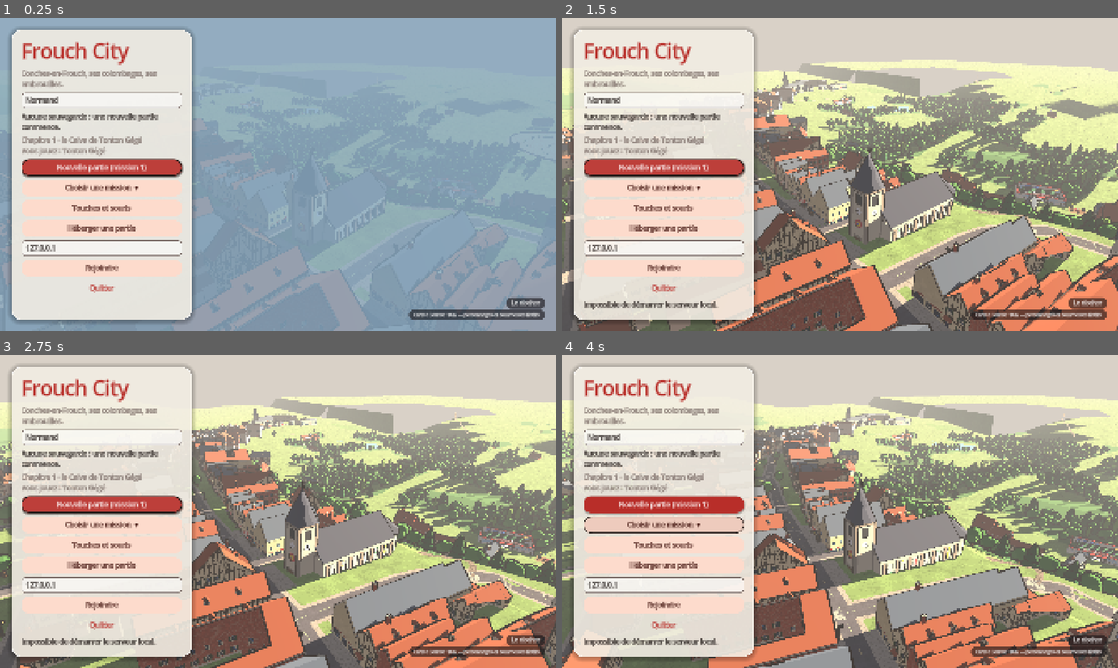
Above: before the commit, frames 1-4 (two rows, left to right).
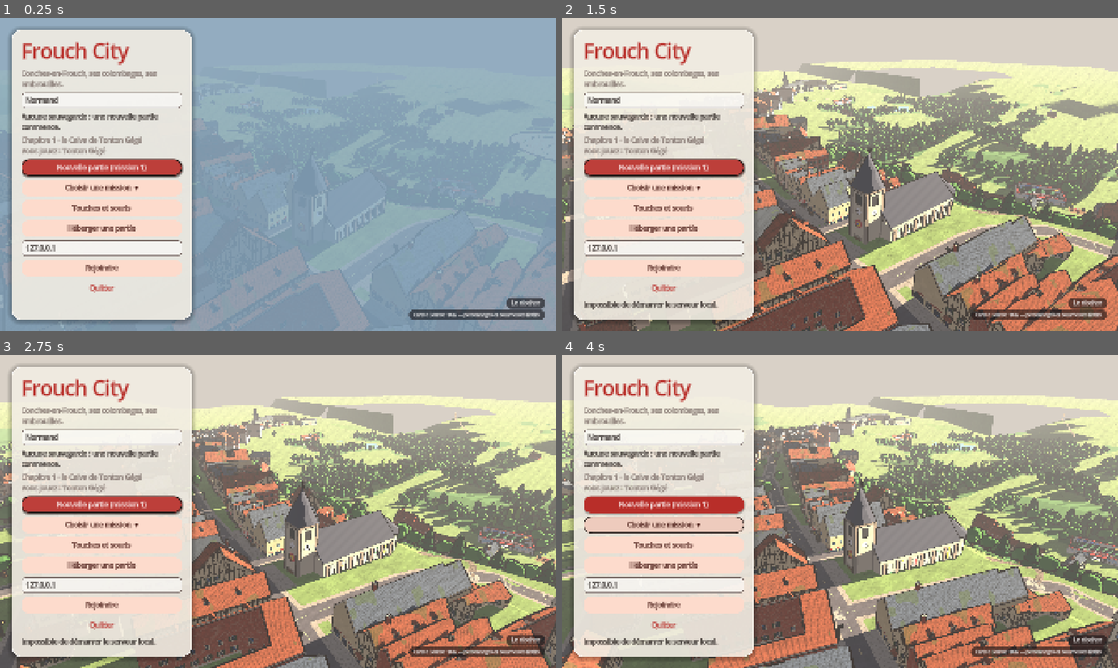
Above: after the commit, the same moments.

Repository: denvi44/ouche-city
Game: Godot game, scene res://scenes/main.tscn
Two runs of this game, one before a commit and one after it. Both use one fixed random seed, a clock stepped at 60 frames per second and the inputs below.
Inputs (mouse positions are in pixels of both pictures, inside the frame that each line leads up to):
- Up to frame 1 (0.25 s): no input
- Up to frame 2 (1.5 s): click "Nouvelle partie (mission 1)" at 0.5 s; click "Nouvelle partie (mission 1)" at 1.25 s
- Up to frame 3 (2.75 s): tap Enter at 2 s; move the mouse to (400, 495) at 2.02 s; hold D (move_right) from 2.03 s (still down); tap 1 (choose_1) at 2.1 s; click (400, 495) at 2.17 s; tap Space (jump) at 2.27, 2.57 s
- Up to frame 4 (4 s): release D (move_right) at 2.75 s; drag from (728, 527) to (812, 574) at 2.77 s; move the mouse to (895, 442) at 3.52 s; hold D (move_right) from 3.53 s (still down); tap 3 (choose_3) at 3.6 s

The runs differ from the first frame. In frame 2, 5.0% of the frame differs, in the area x 0-100%, y 19-100%; in frame 3, 4.4%; in frame 4, 4.4%.

Commit message:
Textures détaillées sans graffitis : toits (rangs, teintes, mousse), grain du bois, torchis moucheté, hachures d'encre dans les mi-teintes ; graffitis retirés
Co-Authored-By: Claude Sonnet 5.5 <noreply@anthropic.com>
Claude-Session: https://claude.ai/code/session_01DbpiRsDpY9bToLVDHyKNZk

Diff:
--- a/game/assets/materials/ardoise.tres
+++ b/game/assets/materials/ardoise.tres
@@ -1,7 +1,8 @@
 [gd_resource type="ShaderMaterial" load_steps=2 format=3]
 
-[ext_resource type="Shader" path="res://shaders/toon.gdshader" id="1"]
+[ext_resource type="Shader" path="res://shaders/toon_toit.gdshader" id="1"]
 
 [resource]
 shader = ExtResource("1")
 shader_parameter/couleur = Color(0.36, 0.42, 0.5, 1)
+shader_parameter/motif = 1
--- a/game/assets/materials/tuile.tres
+++ b/game/assets/materials/tuile.tres
@@ -1,7 +1,8 @@
 [gd_resource type="ShaderMaterial" load_steps=2 format=3]
 
-[ext_resource type="Shader" path="res://shaders/toon.gdshader" id="1"]
+[ext_resource type="Shader" path="res://shaders/toon_toit.gdshader" id="1"]
 
 [resource]
 shader = ExtResource("1")
 shader_parameter/couleur = Color(0.62, 0.33, 0.24, 1)
+shader_parameter/motif = 0
--- a/game/shaders/toon.gdshader
+++ b/game/shaders/toon.gdshader
@@ -32,7 +32,7 @@
 void light() {
 	float ndl = dot(NORMAL, LIGHT);
 	float p = toon_palier(ndl, ATTENUATION, seuil_mi_teinte, seuil_plein, mi_teinte_force);
-	vec3 direct = LIGHT_COLOR * gain * p;
+	vec3 direct = LIGHT_COLOR * gain * p * toon_hachure(FRAGCOORD, p);
 	// Rim : bord de l'objet (N·V faible) du côté éclairé.
 	float bord = 1.0 - clamp(dot(NORMAL, VIEW), 0.0, 1.0);
 	float rim = smoothstep(1.0 - rim_largeur - 0.01, 1.0 - rim_largeur + 0.01, bord) * smoothstep(-0.1, 0.3, ndl) * rim_force;
--- a/game/shaders/toon_colombages.gdshader
+++ b/game/shaders/toon_colombages.gdshader
@@ -25,6 +25,19 @@
 
 varying flat vec4 donnees_mur;
 
+float col_h(vec2 p) {
+	p = fract(p * vec2(123.34, 456.21));
+	p += dot(p, p + 45.32);
+	return fract(p.x * p.y);
+}
+
+float col_n(vec2 p) {
+	vec2 i = floor(p);
+	vec2 f = fract(p);
+	f = f * f * (3.0 - 2.0 * f);
+	return mix(mix(col_h(i), col_h(i + vec2(1, 0)), f.x), mix(col_h(i + vec2(0, 1)), col_h(i + vec2(1, 1)), f.x), f.y);
+}
+
 void vertex() {
 	donnees_mur = COLOR;
 }
@@ -46,7 +59,15 @@
 	float bois = clamp(sabliere + poteau + diag, 0.0, 1.0) * est_mur * (1.0 - soubassement);
 	vec3 pierre = vec3(0.72, 0.68, 0.6);
 	vec3 base = mix(torchis.rgb, pierre, soubassement * est_mur);
-	vec3 mur = mix(base, poutre.rgb, bois);
+	// Torchis moucheté (plages de teinte nettes), grain du bois (veines étirées le long des poutres), salissure en pied de mur.
+	float tn = col_n(m * 1.3) * 0.6 + col_n(m * 4.1) * 0.4;
+	base *= 0.93 + 0.1 * floor(tn * 3.0) / 3.0;
+	float veine = col_n(vec2(m.x * 9.0, m.y * 0.9)) * 0.5 + col_n(vec2(m.x * 3.0, m.y * 7.0)) * 0.5;
+	vec3 bois_c = poutre.rgb * (0.85 + 0.3 * floor(veine * 3.0) / 3.0);
+	if (fract(veine * 11.0) < 0.12) bois_c *= 0.75;
+	float pied = 1.0 - smoothstep(0.0, 1.0, m.y);
+	base *= 1.0 - 0.18 * floor(pied * 3.0 + 0.5) / 3.0;
+	vec3 mur = mix(base, bois_c, bois);
 	vec4 p = facade_paint(UV, donnees_mur, 0);
 	ALBEDO = mix(mur, p.rgb, p.a * details);
 	ROUGHNESS = 1.0;
@@ -55,5 +76,6 @@
 
 void light() {
 	float ndl = dot(NORMAL, LIGHT);
-	DIFFUSE_LIGHT += LIGHT_COLOR * 0.6 * toon_palier(ndl, ATTENUATION, seuil_mi_teinte, seuil_plein, 0.56);
+	float p = toon_palier(ndl, ATTENUATION, seuil_mi_teinte, seuil_plein, 0.56);
+	DIFFUSE_LIGHT += LIGHT_COLOR * 0.6 * p * toon_hachure(FRAGCOORD, p);
 }
--- a/game/shaders/toon_facade.gdshader
+++ b/game/shaders/toon_facade.gdshader
@@ -29,30 +29,6 @@
 	vec2 f = fract(p);
 	f = f * f * (3.0 - 2.0 * f);
 	return mix(mix(mur_h(i), mur_h(i + vec2(1, 0)), f.x), mix(mur_h(i + vec2(0, 1)), mur_h(i + vec2(1, 1)), f.x), f.y);
-}
-
-// Graffiti « bombe » : tache arrondie cernée de noir, zébrures de seconde couleur, coulures. Dans les 7 m de mur on en pose un sur environ un sur cinq.
-vec3 mur_graffiti(vec3 c, vec2 m, float seed) {
-	float cellx = floor(m.x / 7.0);
-	float h = mur_h(vec2(cellx, seed * 13.0));
-	if (h < 0.8 || m.y > 2.6) return c;
-	float cx = (cellx + 0.5) * 7.0 + (mur_h(vec2(cellx, seed)) - 0.5) * 2.4;
-	vec2 p = (m - vec2(cx, 1.25)) / vec2(0.95, 0.62);
-	float sd = length(p * vec2(1.0, 1.15));
-	vec3 pal[5] = vec3[5](vec3(0.95, 0.28, 0.6), vec3(0.15, 0.82, 0.9), vec3(0.98, 0.84, 0.18), vec3(0.58, 0.88, 0.22), vec3(0.98, 0.5, 0.15));
-	int k = int(floor(mur_h(vec2(cellx, seed * 5.0)) * 5.0)) % 5;
-	vec3 col1 = pow(pal[k], vec3(2.2));
-	vec3 col2 = pow(pal[(k + 2) % 5], vec3(2.2));
-	vec3 ink = pow(vec3(0.09, 0.07, 0.12), vec3(2.2));
-	if (sd < 1.0) {
-		if (sd > 0.84) return ink;
-		if (abs(sin(p.x * 8.0 + p.y * 4.0)) < 0.22 && sd < 0.68) return col2;
-		if (length(p - vec2(-0.38, 0.28)) < 0.12) return vec3(1.0);        // éclat
-		return col1;
-	}
-	// Coulures sous la tache.
-	if (p.y < -0.7 && p.y > -1.7 && sd < 1.25 && fract(p.x * 3.3 + h * 5.0) < 0.1) return col1;
-	return c;
 }
 
 vec3 mur_nu(vec3 base, vec2 m, float seed) {
@@ -91,7 +67,6 @@
 	vec3 mur = couleur.rgb;
 	if (style != 2) {
 		mur = mur_nu(couleur.rgb, UV, donnees_mur.r);
-		mur = mur_graffiti(mur, UV, donnees_mur.r);
 	}
 	mur = mix(couleur.rgb, mur, details);
 	ALBEDO = mix(mur, p.rgb, p.a * details);
@@ -101,5 +76,6 @@
 
 void light() {
 	float ndl = dot(NORMAL, LIGHT);
-	DIFFUSE_LIGHT += LIGHT_COLOR * gain * toon_palier(ndl, ATTENUATION, seuil_mi_teinte, seuil_plein, mi_teinte_force);
+	float p = toon_palier(ndl, ATTENUATION, seuil_mi_teinte, seuil_plein, mi_teinte_force);
+	DIFFUSE_LIGHT += LIGHT_COLOR * gain * p * toon_hachure(FRAGCOORD, p);
 }
--- a/game/shaders/toon_sol.gdshader
+++ b/game/shaders/toon_sol.gdshader
@@ -148,5 +148,6 @@
 
 void light() {
 	float ndl = dot(NORMAL, LIGHT);
-	DIFFUSE_LIGHT += LIGHT_COLOR * gain * toon_palier(ndl, ATTENUATION, seuil_mi_teinte, seuil_plein, mi_teinte_force);
+	float p = toon_palier(ndl, ATTENUATION, seuil_mi_teinte, seuil_plein, mi_teinte_force);
+	DIFFUSE_LIGHT += LIGHT_COLOR * gain * p * toon_hachure(FRAGCOORD, p);
 }
--- /dev/null
+++ b/game/shaders/toon_toit.gdshader
@@ -0,0 +1,61 @@
+// Frouch City — toits peints (tuiles, ardoises) : rangs de tuiles, teinte propre à chaque tuile, joints sombres et taches de mousse.
+// Calculé dans le repère du monde (les rangs suivent les courbes de niveau du toit, donc parallèles à l'égout). Aucune texture image.
+shader_type spatial;
+render_mode diffuse_lambert, specular_disabled;
+
+#include "res://shaders/toon_bandes.gdshaderinc"
+
+uniform vec4 couleur : source_color = vec4(0.62, 0.33, 0.24, 1.0);
+// 0 tuile, 1 ardoise
+uniform int motif = 0;
+uniform float seuil_mi_teinte : hint_range(-1.0, 1.0) = 0.02;
+uniform float seuil_plein : hint_range(-1.0, 1.0) = 0.5;
+uniform float gain : hint_range(0.0, 2.0) = 0.6;
+uniform float mi_teinte_force : hint_range(0.0, 1.0) = 0.56;
+uniform float details : hint_range(0.0, 1.0) = 1.0;
+
+varying vec3 wp;
+
+void vertex() {
+	wp = (MODEL_MATRIX * vec4(VERTEX, 1.0)).xyz;
+}
+
+float h21(vec2 p) {
+	p = fract(p * vec2(123.34, 456.21));
+	p += dot(p, p + 45.32);
+	return fract(p.x * p.y);
+}
+
+float vnoise(vec2 p) {
+	vec2 i = floor(p);
+	vec2 f = fract(p);
+	f = f * f * (3.0 - 2.0 * f);
+	return mix(mix(h21(i), h21(i + vec2(1, 0)), f.x), mix(h21(i + vec2(0, 1)), h21(i + vec2(1, 1)), f.x), f.y);
+}
+
+void fragment() {
+	vec3 c = couleur.rgb;
+	float pas = motif == 0 ? 0.2 : 0.17;                  // hauteur d'un rang (m, mesurée en altitude)
+	float rang = floor(wp.y / pas);
+	float along = wp.x * 0.8 + wp.z * 0.6;                 // abscisse approximative le long de l'égout
+	float larg = motif == 0 ? 0.22 : 0.3;
+	float col = floor((along + mod(rang, 2.0) * larg * 0.5) / larg);
+	float t = h21(vec2(col, rang));
+	vec3 d = c * (0.88 + 0.22 * floor(t * 4.0) / 4.0);     // chaque tuile a sa teinte
+	float fr = fract(wp.y / pas);
+	if (fr < 0.14) d *= 0.7;                               // ombre portée du rang du dessus
+	float fc = fract((along + mod(rang, 2.0) * larg * 0.5) / larg);
+	if (fc < 0.05) d *= 0.75;                              // joint vertical
+	// Mousse : plages verdâtres sur quelques toits.
+	float mousse = vnoise(wp.xz * 0.5 + 7.0);
+	if (mousse > 0.78) d = mix(d, vec3(0.3, 0.4, 0.22), 0.45);
+	ALBEDO = mix(c, d, details);
+	ROUGHNESS = 1.0;
+	SPECULAR = 0.0;
+}
+
+void light() {
+	float ndl = dot(NORMAL, LIGHT);
+	float p = toon_palier(ndl, ATTENUATION, seuil_mi_teinte, seuil_plein, mi_teinte_force);
+	DIFFUSE_LIGHT += LIGHT_COLOR * gain * p * toon_hachure(FRAGCOORD, p);
+}
Not shown, changed: game/shaders/toon_bandes.gdshaderinc
Not shown, added: game/shaders/toon_toit.gdshader.uid
Not shown, changed: docs/reprise/10-etat-courant.md
